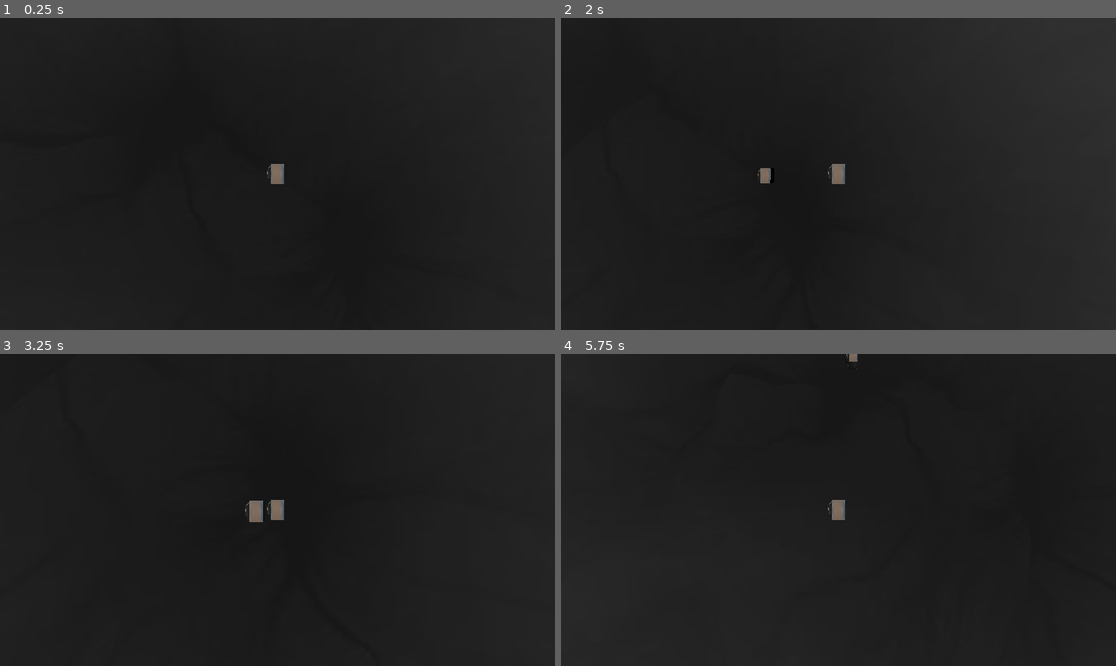
Above: before the commit, frames 1-4 (two rows, left to right).
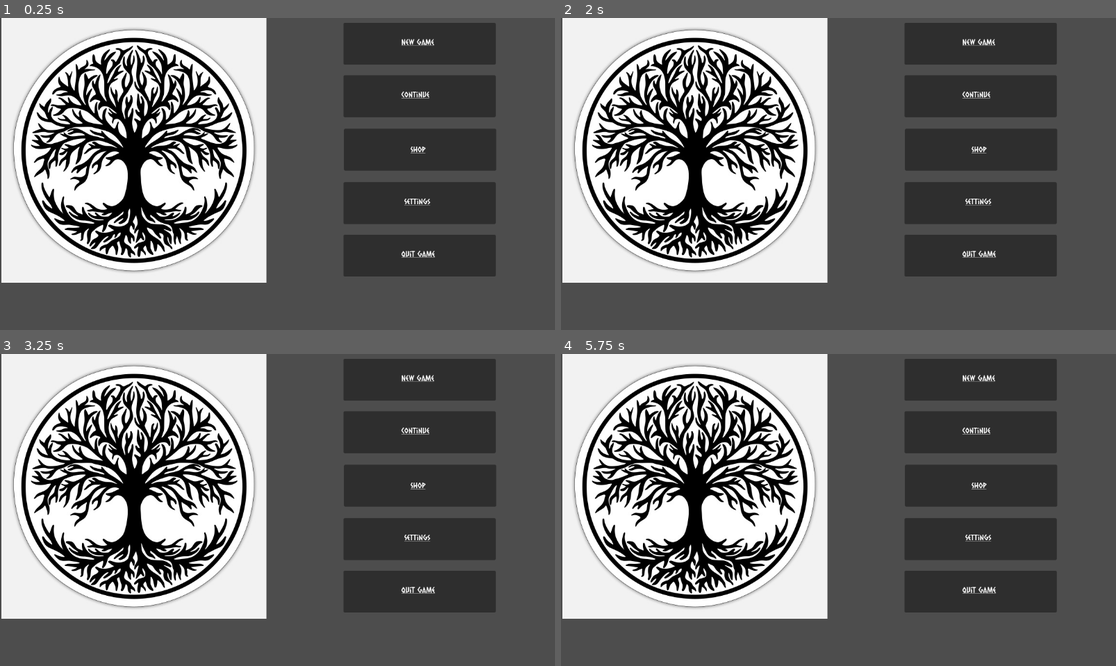
Above: after the commit, the same moments.

Repository: TagDBack/TDB-STB
Game: Godot game, scene res://scenes/ui/MainMenu.tscn
The game is run twice, just before and just after one commit, with the same random seed, the same clock (stepped at 60 frames per second) and the same inputs. Before the commit the project starts from res://scenes/levels/level1.tscn.
Inputs (mouse positions are in pixels of both pictures, inside the frame that each line leads up to):
- Up to frame 1 (0.25 s): no input
- Up to frame 2 (2 s): tap Enter at 0.5 s; move the mouse to (960, 158) at 0.52 s; hold D (move_right) 0.53-1.28 s; right-click (960, 158) at 0.6 s; move the mouse to (727, 189) at 1.27 s; hold S (move_down) from 1.28 s (still down); right-click (727, 189) at 1.35 s
- Up to frame 3 (3.25 s): tap Space at 2 s; move the mouse to (333, 441) at 2.02 s; release S (move_down) at 2.03 s; hold D (move_right) 2.03-2.78 s; hold Alt (move_slide) 2.03-2.78 s; right-click (333, 441) at 2.3 s; move the mouse to (249, 572) at 2.77 s; hold W (move_up) from 2.78 s (still down); tap Shift (move_sprint) at 2.85 s; right-click (249, 572) at 3.05 s
- Up to frame 4 (5.75 s): move the mouse to (1005, 556) at 3.52 s; release W (move_up) at 3.53 s; hold A (move_left) 3.53-5.03 s; right-click (1005, 556) at 3.6 s; move the mouse to (672, 463) at 4.27 s; right-click (672, 463) at 4.35 s; move the mouse to (866, 510) at 5.02 s; hold S (move_down) from 5.03 s (still down); hold Alt (move_slide) from 5.03 s (still down); right-click (866, 510) at 5.3 s

The runs differ from the first frame. In frame 1, 78% of the frame differs, in the area x 0-100%, y 0-100%; in frame 2, 79%; in frame 3, 80%; in frame 4, 81%.

Commit message:
Playtest v1 (#11)
* Integrate weapon, character, and enemy

* Modify wave length, add spawner until wave 2

* Modify bigger weapon and enemy faster die animation

* Add look at mouse for character

* Integrate with main menu

Diff:
--- a/project.godot
+++ b/project.godot
@@ -11,7 +11,7 @@
 [application]
 
 config/name="TDB-STB"
-run/main_scene="res://scenes/levels/level1.tscn"
+run/main_scene="res://scenes/ui/MainMenu.tscn"
 config/features=PackedStringArray("4.2")
 config/icon="res://icon.png"
 
--- a/scenes/entities/melee-weapon/test-melee-weapon.tscn
+++ b/scenes/entities/melee-weapon/test-melee-weapon.tscn
@@ -1,10 +1,10 @@
 [gd_scene load_steps=6 format=3 uid="uid://c8o5kwnn5dlyr"]
 
 [ext_resource type="Script" path="res://scripts/melee-weapon.gd" id="1_m0ah0"]
-[ext_resource type="Texture2D" uid="uid://dxdgdl7jqkkfh" path="res://assets/objects/2d/Classic 100/item1.png" id="2_qv171"]
+[ext_resource type="Texture2D" uid="uid://cjqwv562aeh7s" path="res://assets/objects/2d/Classic 100/item1.png" id="2_qv171"]
 
 [sub_resource type="BoxShape3D" id="BoxShape3D_d5y4y"]
-size = Vector3(0.5, 0.1, 1)
+size = Vector3(0.75, 5, 1.5)
 
 [sub_resource type="StandardMaterial3D" id="StandardMaterial3D_ao1fc"]
 transparency = 1
@@ -13,6 +13,7 @@
 [sub_resource type="QuadMesh" id="QuadMesh_yjv3o"]
 lightmap_size_hint = Vector2i(7, 7)
 material = SubResource("StandardMaterial3D_ao1fc")
+size = Vector2(1.5, 1.5)
 orientation = 1
 
 [node name="test-melee-weapon" type="Node3D"]
@@ -20,7 +21,7 @@
 script = ExtResource("1_m0ah0")
 
 [node name="Area3D" type="Area3D" parent="."]
-transform = Transform3D(1, 0, 0, 0, 1, 0, 0, 0, 1, 0, 0, -0.5)
+transform = Transform3D(1, 0, 0, 0, 1, 0, 0, 0, 1, 0, 0, -1.5)
 collision_layer = 0
 collision_mask = 2
 
@@ -40,7 +41,7 @@
 one_shot = true
 
 [node name="MeshInstance3D" type="MeshInstance3D" parent="."]
-transform = Transform3D(1, 0, 0, 0, 1, 0, 0, 0, 1, 0, 0, -0.5)
+transform = Transform3D(1, 0, 0, 0, 1, 0, 0, 0, 1, 0, 0, -1.5)
 mesh = SubResource("QuadMesh_yjv3o")
 
 [connection signal="timeout" from="Cooldown" to="." method="_on_cooldown_timeout"]
--- a/scenes/entities/test-enemy.tscn
+++ b/scenes/entities/test-enemy.tscn
@@ -21,7 +21,7 @@
 surface_material_override/0 = SubResource("StandardMaterial3D_ciy6v")
 
 [node name="dead" type="Timer" parent="."]
-wait_time = 0.5
+wait_time = 0.1
 one_shot = true
 
 [connection signal="timeout" from="dead" to="." method="_on_dead_timeout"]
--- a/scenes/entities/test-entity.tscn
+++ b/scenes/entities/test-entity.tscn
@@ -1,7 +1,8 @@
-[gd_scene load_steps=4 format=3 uid="uid://og50iljiyo3u"]
+[gd_scene load_steps=5 format=3 uid="uid://og50iljiyo3u"]
 
-[ext_resource type="PackedScene" uid="uid://jj3g4xpldjeo" path="res://assets/objects/3d/Test-tv/scene.gltf" id="1"]
+[ext_resource type="PackedScene" uid="uid://lwpqpcomo7ls" path="res://assets/objects/3d/Test-tv/scene.gltf" id="1"]
 [ext_resource type="Script" path="res://scripts/test-entity.gd" id="2"]
+[ext_resource type="PackedScene" uid="uid://c8o5kwnn5dlyr" path="res://scenes/entities/melee-weapon/test-melee-weapon.tscn" id="3_p6osh"]
 
 [sub_resource type="SphereShape3D" id="1"]
 
@@ -9,6 +10,8 @@
 script = ExtResource("2")
 
 [node name="Object" parent="." instance=ExtResource("1")]
+
+[node name="test-melee-weapon" parent="Object" instance=ExtResource("3_p6osh")]
 
 [node name="CollisionShape3D" type="CollisionShape3D" parent="."]
 transform = Transform3D(0.4, 0, 0, 0, 0.4, 0, 0, 0, 0.4, 0, 0, 0)
--- a/scenes/levels/level1.tscn
+++ b/scenes/levels/level1.tscn
@@ -1,23 +1,9 @@
-[gd_scene load_steps=5 format=3 uid="uid://brxgcbxyerq6m"]
+[gd_scene load_steps=3 format=3 uid="uid://brxgcbxyerq6m"]
 
-[ext_resource type="PackedScene" uid="uid://bwdvfyyau5fr7" path="res://scenes/miscs/spawner.tscn" id="1_s1vxr"]
-[ext_resource type="PackedScene" uid="uid://eapxb2w7pn6k" path="res://scenes/entities/test-enemy.tscn" id="2_almsh"]
 [ext_resource type="PackedScene" uid="uid://d1nvnbi1xcgl5" path="res://scenes/entities/terrain-lvl1.tscn" id="3_qx5xr"]
 [ext_resource type="PackedScene" uid="uid://og50iljiyo3u" path="res://scenes/entities/test-entity.tscn" id="4_xul82"]
 
 [node name="level1" type="Node3D"]
-
-[node name="Spawner" parent="." instance=ExtResource("1_s1vxr")]
-enemy_pack = ExtResource("2_almsh")
-total_spawn_number = 50
-total_batch = 10
-delay_batch_spawn = 0.2
-
-[node name="Spawner2" parent="." instance=ExtResource("1_s1vxr")]
-enemy_pack = ExtResource("2_almsh")
-total_spawn_number = 200
-delay_batch_spawn = 0.4
-min_radius = 2
 
 [node name="terrain" parent="." instance=ExtResource("3_qx5xr")]
 transform = Transform3D(60, 0, 0, 0, 60, 0, 0, 0, 60, 0, 0, 0)
--- /dev/null
+++ b/scenes/levels/wave1.tscn
@@ -0,0 +1,20 @@
+[gd_scene load_steps=3 format=3 uid="uid://cr3x4iq022rk1"]
+
+[ext_resource type="PackedScene" uid="uid://bwdvfyyau5fr7" path="res://scenes/miscs/spawner.tscn" id="1_8ean5"]
+[ext_resource type="PackedScene" uid="uid://eapxb2w7pn6k" path="res://scenes/entities/test-enemy.tscn" id="2_jihlp"]
+
+[node name="Wave1" type="Node3D"]
+
+[node name="Spawner" parent="." instance=ExtResource("1_8ean5")]
+enemy_pack = ExtResource("2_jihlp")
+total_spawn_number = 50
+total_batch = 10
+delay_batch_spawn = 0.2
+
+[node name="Spawner2" parent="." instance=ExtResource("1_8ean5")]
+enemy_pack = ExtResource("2_jihlp")
+total_spawn_number = 300
+total_batch = 8
+delay_batch_spawn = 2.0
+min_radius = 2
+max_radius = 7
--- /dev/null
+++ b/scenes/levels/wave2.tscn
@@ -0,0 +1,20 @@
+[gd_scene load_steps=3 format=3 uid="uid://d2m1uhdwddwvk"]
+
+[ext_resource type="PackedScene" uid="uid://bwdvfyyau5fr7" path="res://scenes/miscs/spawner.tscn" id="1_nv3de"]
+[ext_resource type="PackedScene" uid="uid://eapxb2w7pn6k" path="res://scenes/entities/test-enemy.tscn" id="2_h4ekw"]
+
+[node name="Wave2" type="Node3D"]
+
+[node name="Spawner" parent="." instance=ExtResource("1_nv3de")]
+enemy_pack = ExtResource("2_h4ekw")
+total_batch = 10
+min_radius = 5
+max_radius = 15
+
+[node name="Spawner2" parent="." instance=ExtResource("1_nv3de")]
+enemy_pack = ExtResource("2_h4ekw")
+total_spawn_number = 300
+total_batch = 7
+delay_batch_spawn = 2.0
+min_radius = 10
+max_radius = 20
--- a/scenes/miscs/wave-timer.tscn
+++ b/scenes/miscs/wave-timer.tscn
@@ -3,7 +3,7 @@
 [ext_resource type="Script" path="res://scripts/wave-timer.gd" id="1"]
 
 [node name="WaveTimer" type="Timer"]
-wait_time = 5.0
+wait_time = 20.0
 one_shot = true
 script = ExtResource("1")
 
--- a/scenes/ui/MainMenu.tscn
+++ b/scenes/ui/MainMenu.tscn
@@ -19,6 +19,7 @@
 script = ExtResource("1_n78kf")
 
 [node name="NewGameButton" type="Button" parent="Control"]
+layout_mode = 0
 offset_left = 713.0
 offset_top = 12.0
 offset_right = 1029.0
@@ -26,6 +27,7 @@
 mouse_default_cursor_shape = 2
 
 [node name="RichTextLabel" type="RichTextLabel" parent="Control/NewGameButton"]
+layout_mode = 0
 offset_left = 120.0
 offset_top = 30.0
 offset_right = 210.0
@@ -36,6 +38,7 @@
 text = "[url=new_game]New Game[/url]"
 
 [node name="ContinueButton" type="Button" parent="Control"]
+layout_mode = 0
 offset_left = 713.0
 offset_top = 121.0
 offset_right = 1029.0
@@ -43,6 +46,7 @@
 mouse_default_cursor_shape = 2
 
 [node name="RichTextLabel" type="RichTextLabel" parent="Control/ContinueButton"]
+layout_mode = 0
 offset_left = 120.0
 offset_top = 30.0
 offset_right = 196.0
@@ -53,6 +57,7 @@
 text = "[url=continue]Continue[/url]"
 
 [node name="ShopButton" type="Button" parent="Control"]
+layout_mode = 0
 offset_left = 714.0
 offset_top = 232.0
 offset_right = 1030.0
@@ -60,6 +65,7 @@
 mouse_default_cursor_shape = 2
 
 [node name="RichTextLabel" type="RichTextLabel" parent="Control/ShopButton"]
+layout_mode = 0
 offset_left = 138.0
 offset_top = 33.0
 offset_right = 174.0
@@ -70,6 +76,7 @@
 text = "[url=shop]Shop[/url]"
 
 [node name="SettingsButton" type="Button" parent="Control"]
+layout_mode = 0
 offset_left = 713.0
 offset_top = 343.0
 offset_right = 1029.0
@@ -77,6 +84,7 @@
 mouse_default_cursor_shape = 2
 
 [node name="RichTextLabel" type="RichTextLabel" parent="Control/SettingsButton"]
+layout_mode = 0
 offset_left = 126.0
 offset_top = 30.0
 offset_right = 187.0
@@ -87,6 +95,7 @@
 text = "[url=settings]Settings[/url]"
 
 [node name="QuitButton" type="Button" parent="Control"]
+layout_mode = 0
 offset_left = 713.0
 offset_top = 452.0
 offset_right = 1029.0
@@ -94,6 +103,7 @@
 mouse_default_cursor_shape = 2
 
 [node name="RichTextLabel" type="RichTextLabel" parent="Control/QuitButton"]
+layout_mode = 0
 offset_left = 120.0
 offset_top = 30.0
 offset_right = 205.0
--- a/scripts/main-menu.gd
+++ b/scripts/main-menu.gd
@@ -18,6 +18,7 @@
 
 func _on_new_game_pressed():
 	print("New Game")
+	WaveManager.start()
 	get_tree().change_scene_to_file("res://scenes/levels/level1.tscn")
 
 func _on_meta_clicked(arg):
--- a/scripts/melee-weapon.gd
+++ b/scripts/melee-weapon.gd
@@ -32,7 +32,8 @@
 		combo2.stop()
 		cooldown.start()
 	elif Input.is_action_just_pressed("action_melee") and cooldown.is_stopped():
-		self.visible = true
+		change_visibility(true)
+		#self.visible = true
 		is_rotating = true
 		rotate_to = Basis(Vector3.DOWN, deg_to_rad(120)) * self.transform.basis
 		combo1.start()
@@ -41,9 +42,15 @@
 
 func _on_cooldown_timeout():
 	self.transform = origin_rotation
-	self.visible = false
+	change_visibility(false)
+	#self.visible = false
 	is_rotating = false
 
+func change_visibility(trufals):
+	self.visible = trufals
+	self.get_node("Area3D").monitoring = trufals
+
+
 func _enemy_on_body_entered(body_entered):
-	if body_entered.is_class("enemy"):
-		body_entered.damaged(damage)
+	if body_entered is enemy:
+		body_entered.take_damage(damage)
--- a/scripts/spawn-manager.gd
+++ b/scripts/spawn-manager.gd
@@ -10,7 +10,9 @@
 
 func _deferred_new_wave(wave_number):
 	if wave_number == 1:
-		spawn("res://scenes/levels/level1.tscn")
+		spawn("res://scenes/levels/wave1.tscn")
+	elif wave_number == 2:
+		spawn("res://scenes/levels/wave2.tscn")
 	else:
 		pass
 
--- a/scripts/spawner.gd
+++ b/scripts/spawner.gd
@@ -6,7 +6,7 @@
 @export var delay_batch_spawn = 0.1
 @export var min_radius = 0
 @export var max_radius = 5
-@export var origin = Vector3(0, 0, 0)
+@export var origin = Vector3(0, 10, 0)
 
 func _ready():
 	randomize()
--- a/scripts/test-enemy.gd
+++ b/scripts/test-enemy.gd
@@ -1,4 +1,6 @@
 extends RigidBody3D
+
+class_name enemy
 
 @export var health = 10
 @export var armor = 0
--- a/scripts/test-entity.gd
+++ b/scripts/test-entity.gd
@@ -117,6 +117,10 @@
 
 # Called every frame. 'delta' is the elapsed time since the previous frame.
 func _physics_process(delta):
+	var viewport_size = Vector2(get_viewport().content_scale_size)
+	var mouse_position = get_viewport().get_mouse_position()
+	var look_at_position = - viewport_size / 2 + mouse_position
+	$Object.look_at(Vector3(self.position.x + look_at_position.x, self.position.y, self.position.z + look_at_position.y))
 	var dir = Vector3()
 
 	moving(delta)
--- a/scripts/wave-manager.gd
+++ b/scripts/wave-manager.gd
@@ -8,7 +8,7 @@
 
 # Called when the node enters the scene tree for the first time.
 func _ready():
-	start()
+	pass
 
 func start():
 	call_deferred("_deferred_start")
@@ -16,6 +16,10 @@
 func _deferred_start():
 	if is_start:
 		return
+
+	var ui = ResourceLoader.load("res://scenes/ui/UI.tscn")
+	var ui_node = ui.instantiate()
+	get_tree().root.add_child(ui_node)
 
 	is_start = true
 	multiplier = 1
Not shown: 1 places in scenes/entities/drops/test-drop-currency.tscn that only renumber resources
Not shown: 1 places in scenes/entities/terrain-lvl1.tscn that only renumber resources
Not shown: 1 places in scenes/entities/test-terrain.tscn that only renumber resources
Not shown: 1 places in scenes/tests/3d-move.tscn that only renumber resources
Not shown: 1 places in scenes/tests/3d-view.tscn that only renumber resources
Not shown: 1 places in scenes/ui/MainMenu.tscn that only renumber resources
